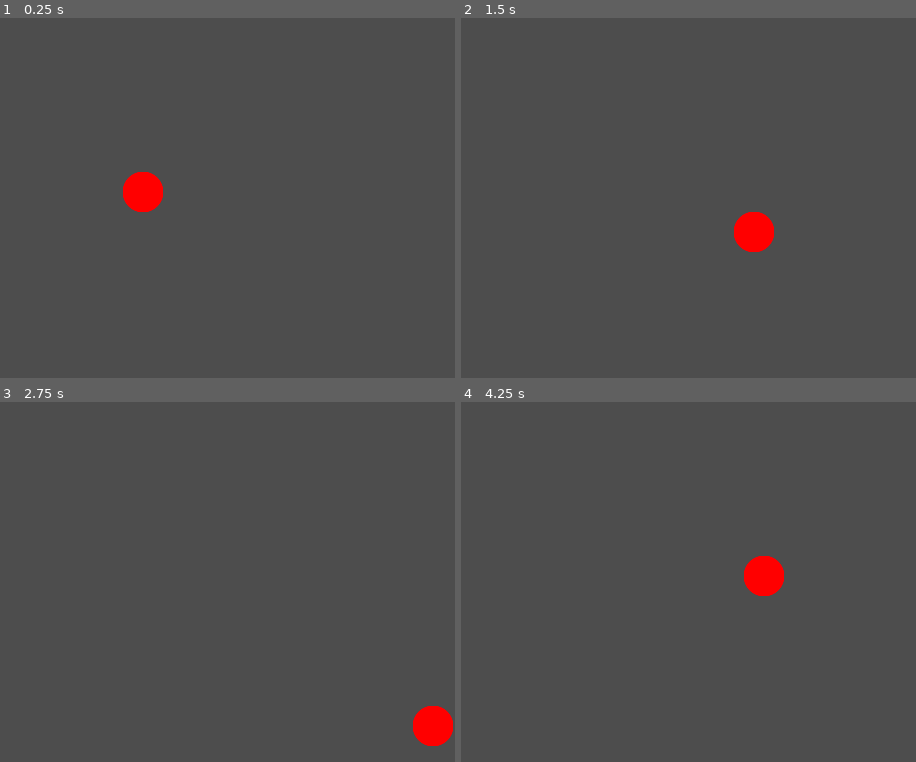
Above: before the commit, frames 1-4 (two rows, left to right).
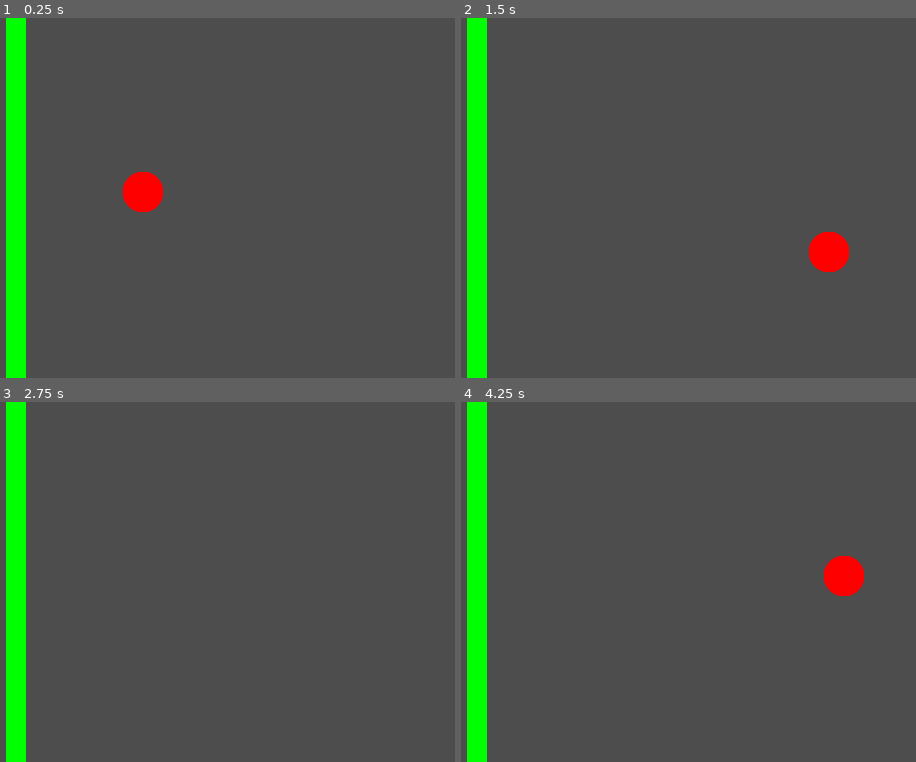
Above: after the commit, the same moments.

Repository: OutworldToast/circolour
Game: Godot game, scene res://src/game/game.tscn
Two runs of this game, one before a commit and one after it. Both use one fixed random seed, a clock stepped at 60 frames per second and the inputs below.
Inputs:
- Up to frame 1 (0.25 s): no input
- Up to frame 2 (1.5 s): tap Enter at 0.5 s; hold D (move_right) 0.53-1.28 s; hold S (move_down) from 1.28 s (still down)
- Up to frame 3 (2.75 s): release S (move_down) at 2.03 s; hold D (move_right) from 2.03 s (still down)
- Up to frame 4 (4.25 s): release D (move_right) at 2.78 s; hold W (move_up) 2.78-3.53 s; hold A (move_left) from 3.53 s (still down)

The runs differ from the first frame. In frame 1, 4.4% of the frame differs, in the area x 1-6%, y 0-100%; in frame 2, 6.0%, in the area x 1-86%, y 0-100%; in frame 3, 5.2%; in frame 4, 6.0%.

Commit message:
created line shape + added collision

Diff:
--- a/project.godot
+++ b/project.godot
@@ -51,3 +51,8 @@
 "events": [Object(InputEventKey,"resource_local_to_scene":false,"resource_name":"","device":-1,"window_id":0,"alt_press …(192 unchanged characters)…
 ]
 }
+
+[layer_names]
+
+2d_physics/layer_1="Player"
+2d_physics/layer_2="Obstacles"
--- a/shaders/shape.gdshader
+++ b/shaders/shape.gdshader
@@ -1,14 +1,7 @@
 shader_type canvas_item;
 
 uniform vec4 color : source_color = vec4(1, 1, 1, 1);
-uniform float radius : hint_range(0.0, 1.0, 0.1) = 0.46;
-uniform float edge : hint_range(0.001, 0,2) = 0.05;
 
 void fragment() {
-
-	float dist = distance(UV, vec2(0.5));
-
-	float alpha = 1.0 - smoothstep(radius, radius + edge, dist);
-
-	COLOR = vec4(color.rgb, color.a * alpha);
+	COLOR = color;
 }
--- a/src/game/game.gd
+++ b/src/game/game.gd
@@ -14,7 +14,9 @@
 ]
 
 @onready var player: Player = $Player
+@onready var line: Line = $Line
 
 
 func _ready() -> void:
     player.colors = colors
+    line.current_color = colors[1]
--- a/src/game/game.tscn
+++ b/src/game/game.tscn
@@ -1,10 +1,14 @@
-[gd_scene load_steps=3 format=3 uid="uid://dfndd87h3w6cn"]
+[gd_scene load_steps=4 format=3 uid="uid://dfndd87h3w6cn"]
 
 [ext_resource type="PackedScene" uid="uid://d4ktd6y1j6nex" path="res://src/player.tscn" id="1_qnjlk"]
 [ext_resource type="Script" uid="uid://dpg1rdmwb32jc" path="res://src/game/game.gd" id="1_s6lek"]
+[ext_resource type="PackedScene" uid="uid://ch1jfy1gpg0q6" path="res://src/line/line.tscn" id="3_kgj8g"]
 
 [node name="Game" type="Node2D"]
 script = ExtResource("1_s6lek")
 
 [node name="Player" parent="." instance=ExtResource("1_qnjlk")]
 position = Vector2(328, 174)
+
+[node name="Line" parent="." instance=ExtResource("3_kgj8g")]
+position = Vector2(201, 179)
--- /dev/null
+++ b/src/line/line.gd
@@ -0,0 +1,9 @@
+extends Area2D
+class_name Line
+
+@onready var sprite_material: ShaderMaterial = $Polygon2D.material
+
+var current_color: Color:
+    set(value):
+        current_color = value
+        sprite_material.set_shader_parameter("color", value)
--- /dev/null
+++ b/src/line/line.tscn
@@ -0,0 +1,23 @@
+[gd_scene load_steps=5 format=3 uid="uid://ch1jfy1gpg0q6"]
+
+[ext_resource type="Script" uid="uid://bb8d7fvonec56" path="res://src/line/line.gd" id="1_3j02d"]
+[ext_resource type="Shader" uid="uid://brq0ho7dxmxkn" path="res://shaders/shape.gdshader" id="2_n0ls6"]
+
+[sub_resource type="RectangleShape2D" id="RectangleShape2D_qbvsa"]
+size = Vector2(20, 398)
+
+[sub_resource type="ShaderMaterial" id="ShaderMaterial_wq78w"]
+shader = ExtResource("2_n0ls6")
+shader_parameter/color = Color(1, 1, 0.266667, 1)
+
+[node name="Line" type="Area2D"]
+collision_layer = 2
+script = ExtResource("1_3j02d")
+
+[node name="CollisionPolygon2D" type="CollisionShape2D" parent="."]
+shape = SubResource("RectangleShape2D_qbvsa")
+
+[node name="Polygon2D" type="Polygon2D" parent="."]
+material = SubResource("ShaderMaterial_wq78w")
+polygon = PackedVector2Array(-10, -200, 10, -200, 10, 200, -10, 200)
+uv = PackedVector2Array(-10, -35, 10, -35, 10, 35, -10, 35)
--- a/src/player.gd
+++ b/src/player.gd
@@ -1,9 +1,9 @@
 extends Area2D
 class_name Player
 
-@export var SPEED: float = 200.0
+@export var SPEED: float = 300.0
 
-@onready var sprite_material: ShaderMaterial = $Sprite2D.material as ShaderMaterial
+@onready var sprite_material: ShaderMaterial = $Sprite2D.material
 
 var colors: Array[Color]:
 	set(value):
@@ -58,3 +58,12 @@
 
 	velocity = velocity.normalized() * SPEED * delta
 	position += velocity
+
+
+func _on_area_entered(area: Area2D) -> void:
+
+	if area is Line:
+		var line = area as Line
+
+		if line.current_color != current_color:
+			print("game over")
--- a/src/player.tscn
+++ b/src/player.tscn
@@ -15,6 +15,7 @@
 radius = 19.0
 
 [node name="Player" type="Area2D"]
+collision_mask = 2
 script = ExtResource("1_gmfve")
 
 [node name="Sprite2D" type="Sprite2D" parent="."]
@@ -24,3 +25,5 @@
 
 [node name="CollisionShape2D" type="CollisionShape2D" parent="."]
 shape = SubResource("CircleShape2D_rc2ur")
+
+[connection signal="area_entered" from="." to="." method="_on_area_entered"]
--- a/src/shape/base_shape.tscn
+++ /dev/null
@@ -1,13 +0,0 @@
-[gd_scene load_steps=2 format=3 uid="uid://ch1jfy1gpg0q6"]
-
-[sub_resource type="RectangleShape2D" id="RectangleShape2D_qbvsa"]
-size = Vector2(20, 398)
-
-[node name="BaseShape" type="Area2D"]
-
-[node name="CollisionPolygon2D" type="CollisionShape2D" parent="."]
-shape = SubResource("RectangleShape2D_qbvsa")
-
-[node name="Polygon2D" type="Polygon2D" parent="."]
-polygon = PackedVector2Array(-10, -200, 10, -200, 10, 200, -10, 200)
-uv = PackedVector2Array(-10, -35, 10, -35, 10, 35, -10, 35)
Not shown, added: src/line/line.gd.uid
